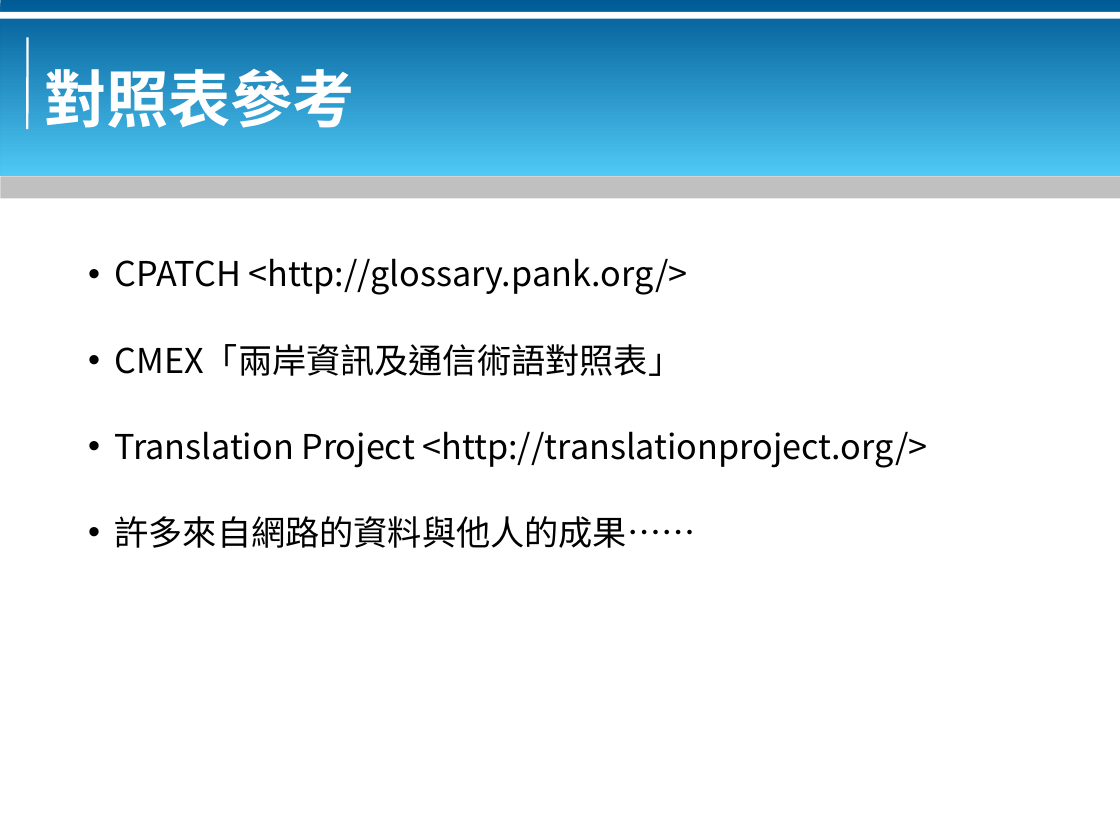
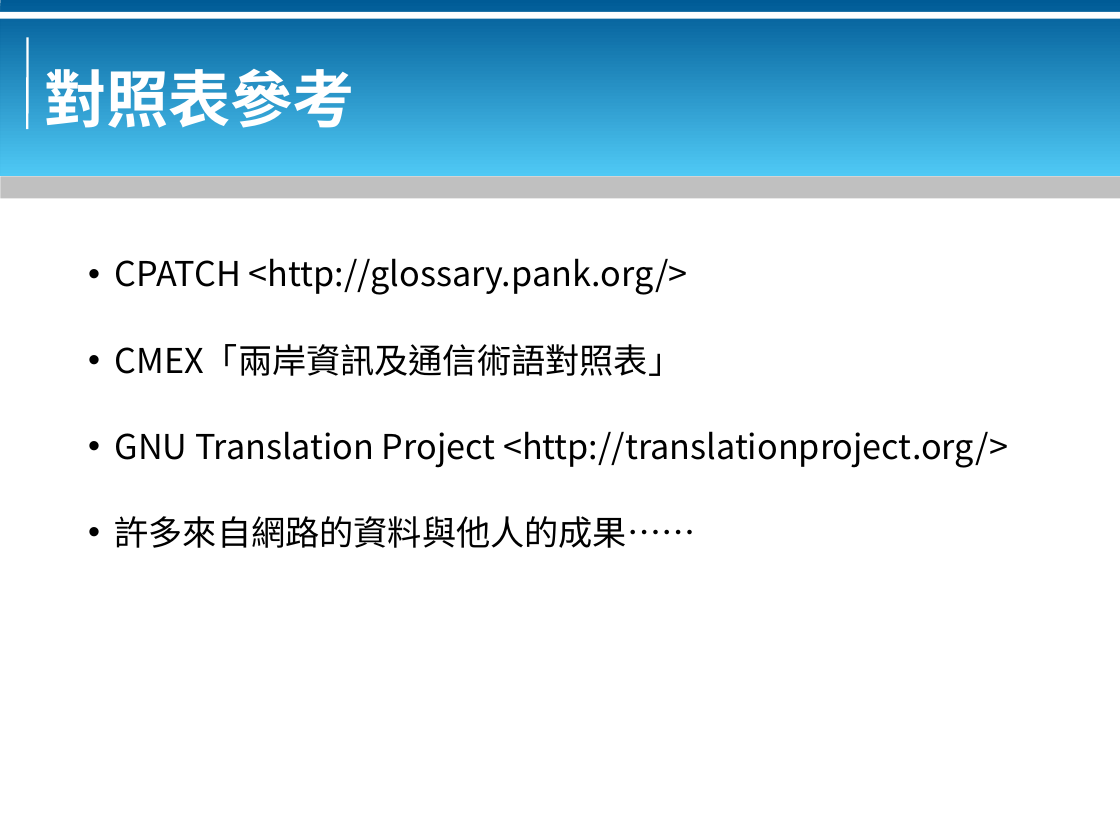
Before and after one commit to bluebat/.presentations, a slide deck: slide 6 of msgchi-l10n-tool.odp. Drawn at 1120x840 pixels with LibreOffice and Linux fonts; fonts in the diff are those of the drawing; background and template pictures are left out. Boxes give left, top, right and bottom in pixels: in the first picture for what was removed or moved away, otherwise in the second. Text is boxed around its words. In the diff, an @@ line names an element or a change of style, - is before the commit and + after.

```diff
--- a/msgchi-l10n-tool.odp
+++ b/msgchi-l10n-tool.odp
@@ text at (115,431,1008,468): text changed @@
-• Translation Project <http://translationproject.org/>
+• GNU Translation Project <http://translationproject.org/>
```
Also in this commit, not shown: 4 other slides changed, 2 other files.
